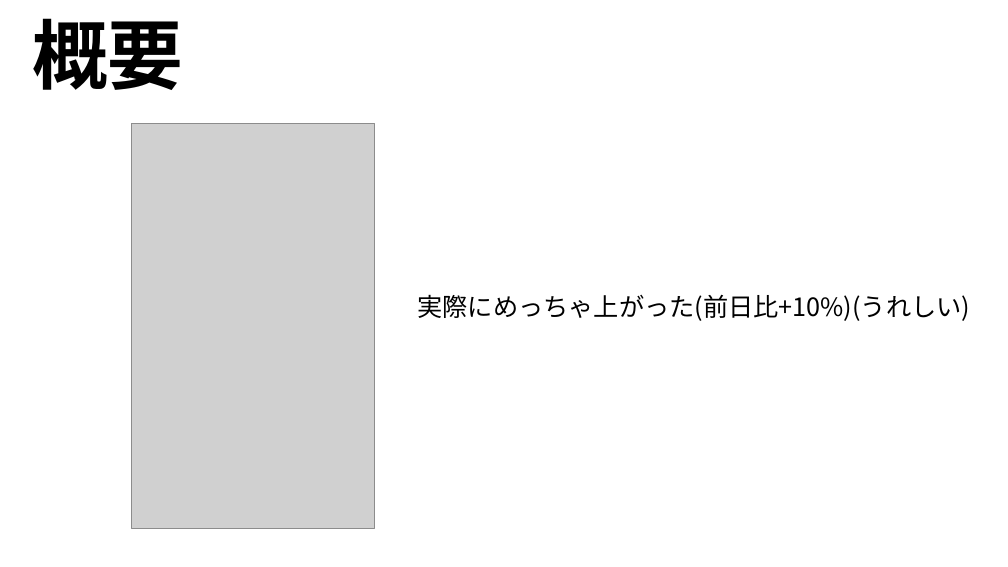
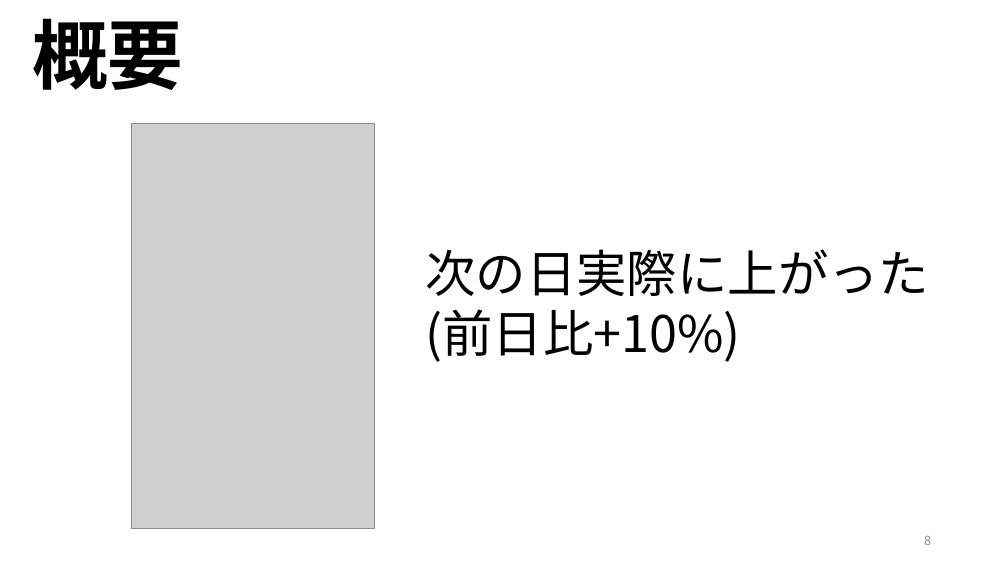
Before and after one commit to ryoww/PBL_stock, a slide deck: slide 8 of 最終報告.pptx (slide 7 before the commit). Drawn at 1008x567 pixels with LibreOffice and Linux fonts; fonts in the diff are those of the drawing; grey boxes stand for pictures. Boxes give left, top, right and bottom in pixels: in the first picture for what was removed or moved away, otherwise in the second. Text is boxed around its words. In the diff, an @@ line names an element or a change of style, - is before the commit and + after.

```diff
--- a/最終報告.pptx
+++ b/最終報告.pptx
@@ text at [425,249,929,362]: text changed; size 24 to 48 pt @@
-実際にめっちゃ上がった(前日比+10%)(うれしい)
+次の日実際に上がった
+(前日比+10%)
@@ page number added at [924,536,931,545], 12 pt, text #8C8C8C @@
+8
```
Also in this commit, not shown: 22 other slides changed, 4 slides added, 2 slides removed, 1 other file.
